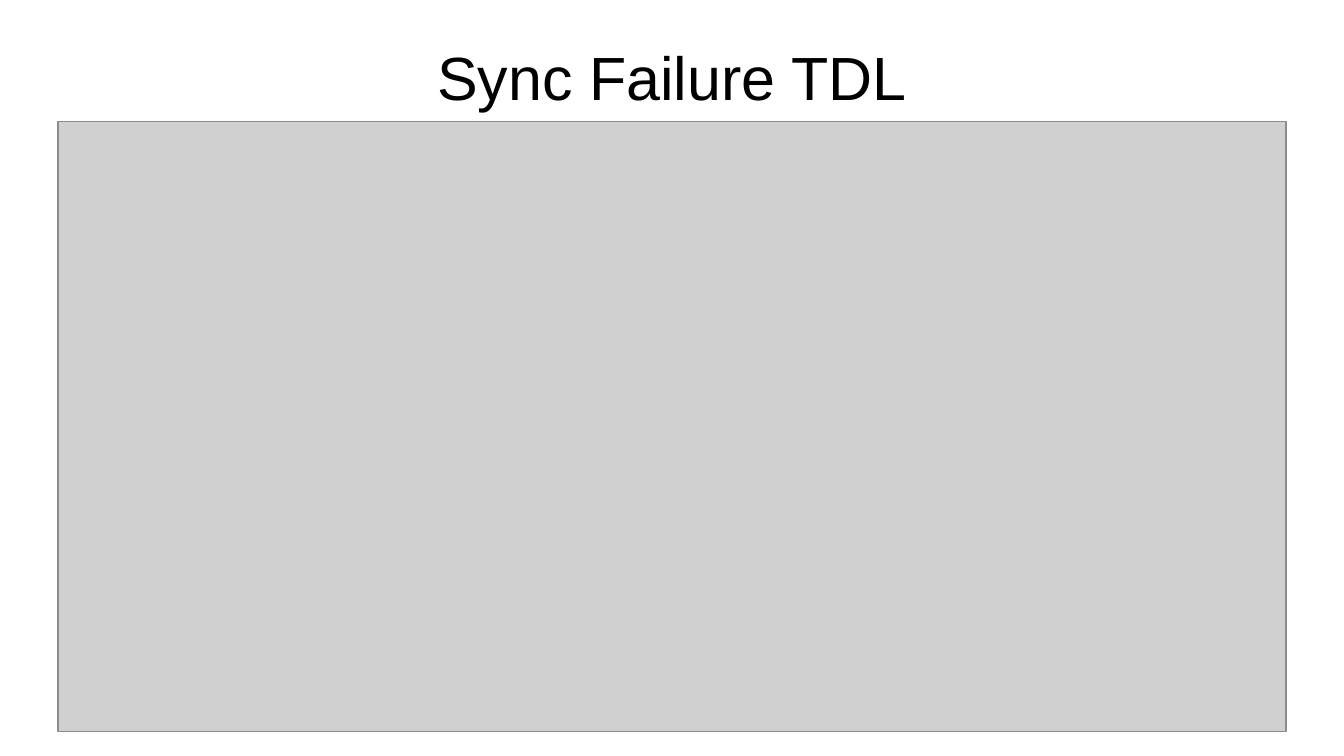
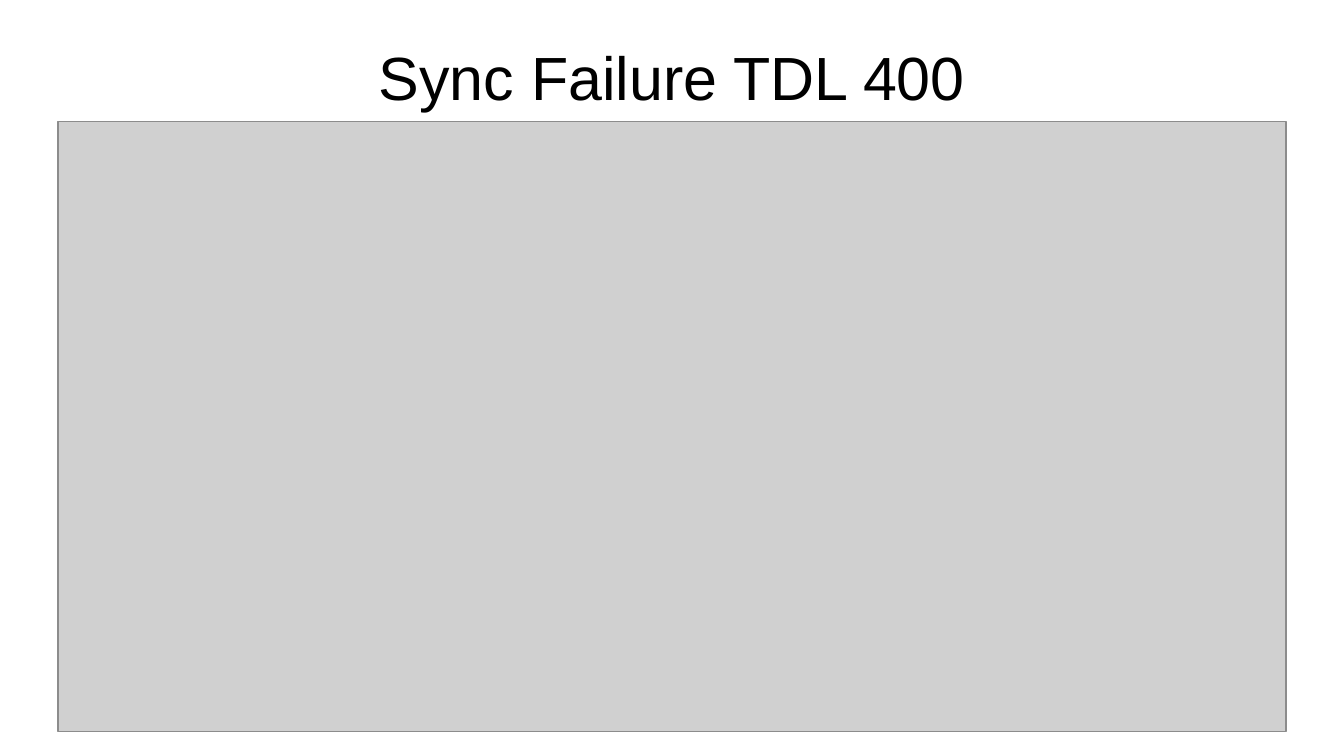
Before and after one commit to Th3Cr4ck/Wifi-OFDM-sync, a slide deck: slide 17 of Avances/Pruebas Sinc STF por diferencias.odp. Drawn at 1344x756 pixels with LibreOffice and Linux fonts; fonts in the diff are those of the drawing; grey boxes stand for pictures. Boxes give left, top, right and bottom in pixels: in the first picture for what was removed or moved away, otherwise in the second. Text is boxed around its words. In the diff, an @@ line names an element or a change of style, - is before the commit and + after.

Commit message:
Pruebas sincronizacion wifi con WifiSyncSTF por el metodo de diferencias. Dejar de rastrear los archivos .asv

```diff
--- a/Avances/Pruebas Sinc STF por diferencias.odp
+++ b/Avances/Pruebas Sinc STF por diferencias.odp
@@ title at [379, 55, 965, 111]: text changed @@
-Sync Failure TDL
+Sync Failure TDL 400
```
Also in this commit, not shown: 10 other slides changed, 4 slides added, 7 other files.
